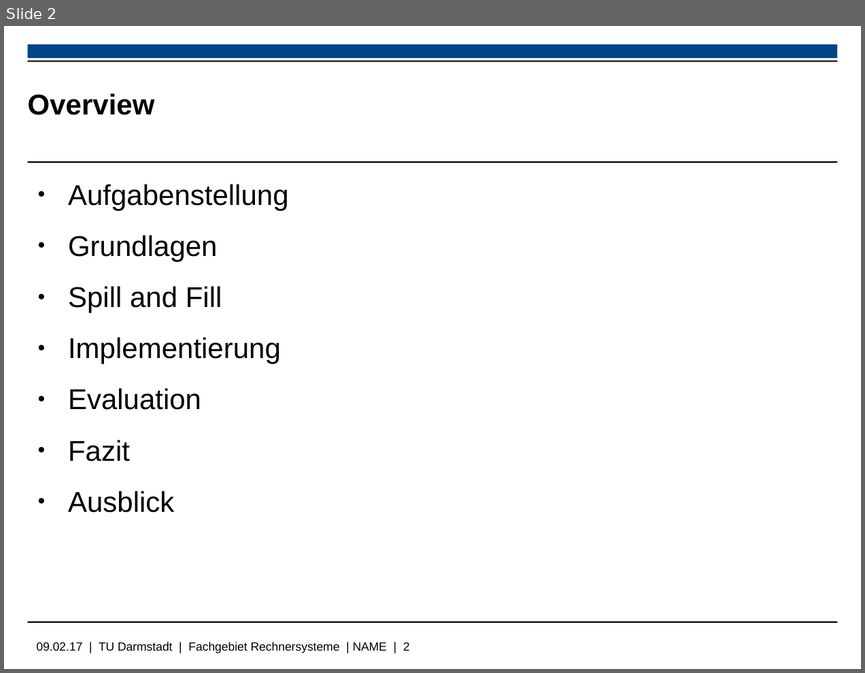
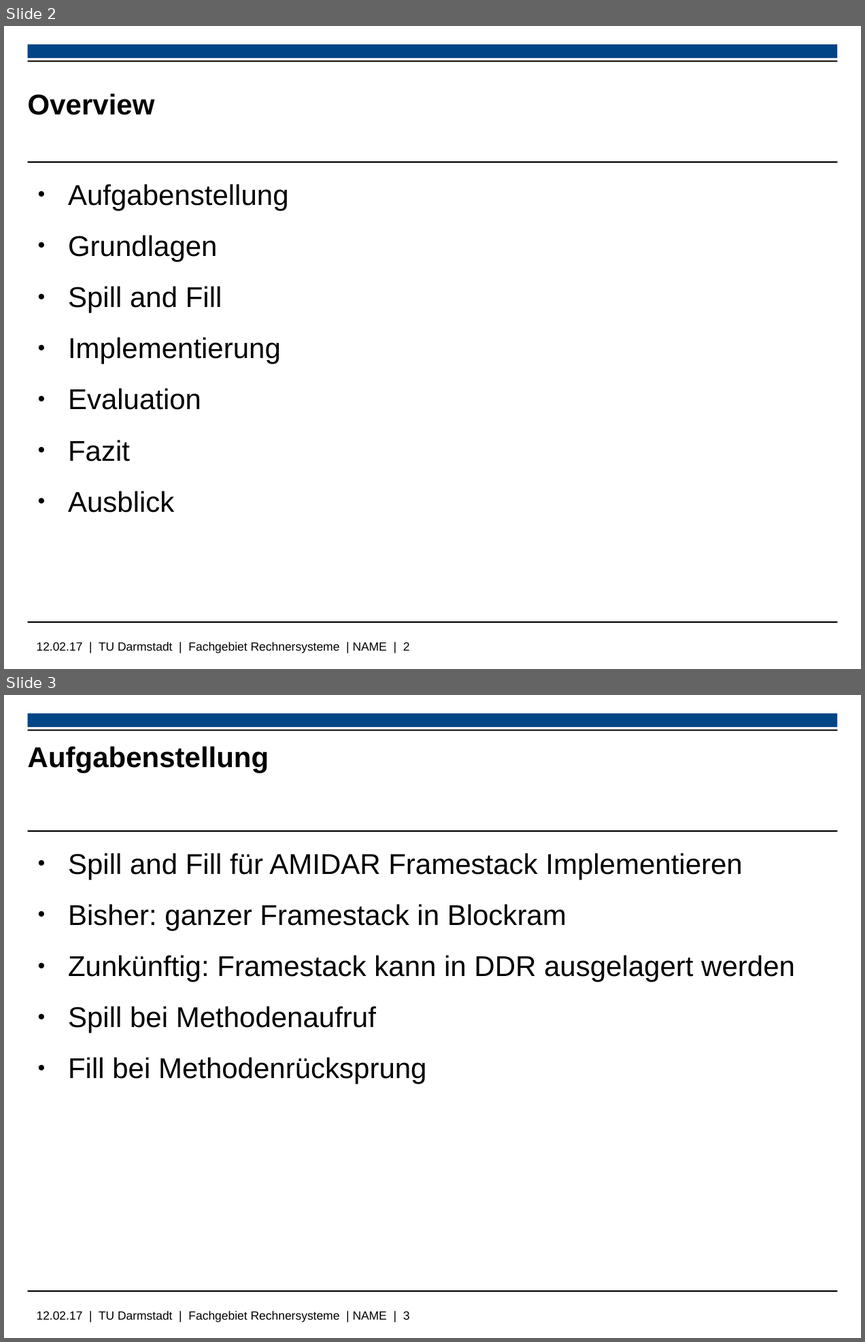
Before and after one commit to Wiero/PS_RS_REPORT, a slide deck: libreoffice_presentation.odp. Shown one above the other, each under a label of ours: slide 2 before the commit, slides 2 and 3 after it. The pictures are 865x673 and 865x1342 pixels, drawn with LibreOffice and Linux fonts; fonts in the diff are those of the drawing; background and template pictures are left out. Boxes give left, top, right and bottom in pixels: in the first picture for what was removed or moved away, otherwise in the second. Text is boxed around its words. In the diff, an @@ line names an element or a change of style, - is before the commit and + after.

```diff
--- a/libreoffice_presentation.odp
+++ b/libreoffice_presentation.odp
@@ slide 3 added at box(4, 695, 861, 1338), background #FFFFFF; not listed: 5 template elements that a slide beside it also shows @@
@@ title added at box(28, 746, 269, 773), 24 pt, text #000000, bold @@
+Aufgabenstellung
@@ text added at box(68, 853, 795, 1084), 24 pt, text #000000 @@
+● Spill and Fill für AMIDAR Framestack Implementieren
+● Bisher: ganzer Framestack in Blockram
+● Zunkünftig: Framestack kann in DDR ausgelagert werden
+● Spill bei Methodenaufruf
+● Fill bei Methodenrücksprung
@@ text at box(37, 641, 410, 653): text changed @@
-09.02.17 | TU Darmstadt | Fachgebiet Rechnersysteme | NAME | 2
+12.02.17 | TU Darmstadt | Fachgebiet Rechnersysteme | NAME | 2
```
Also in this commit, not shown: 6 slides changed, 2 other slides added, 3 slides removed, 1 other file.
